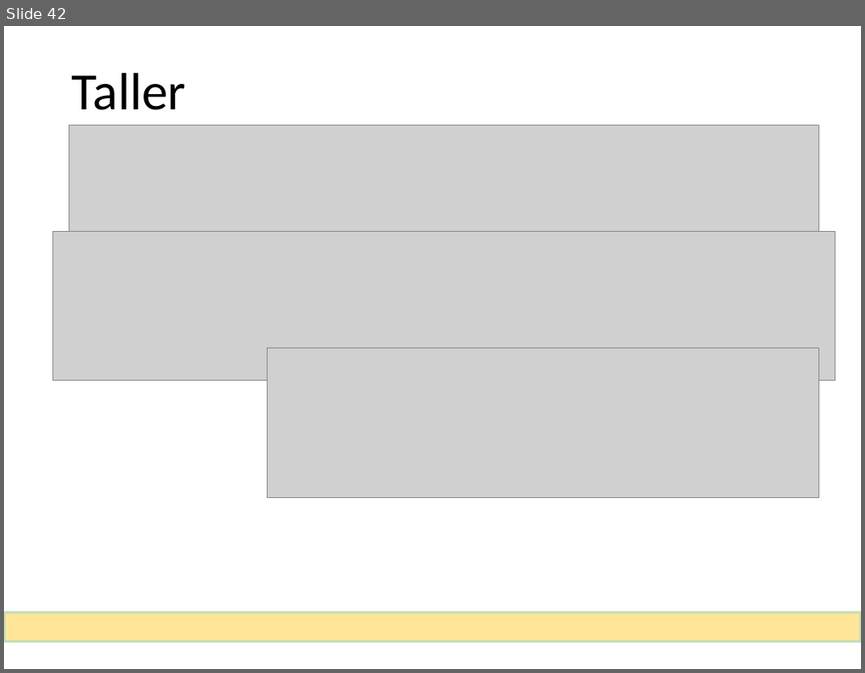
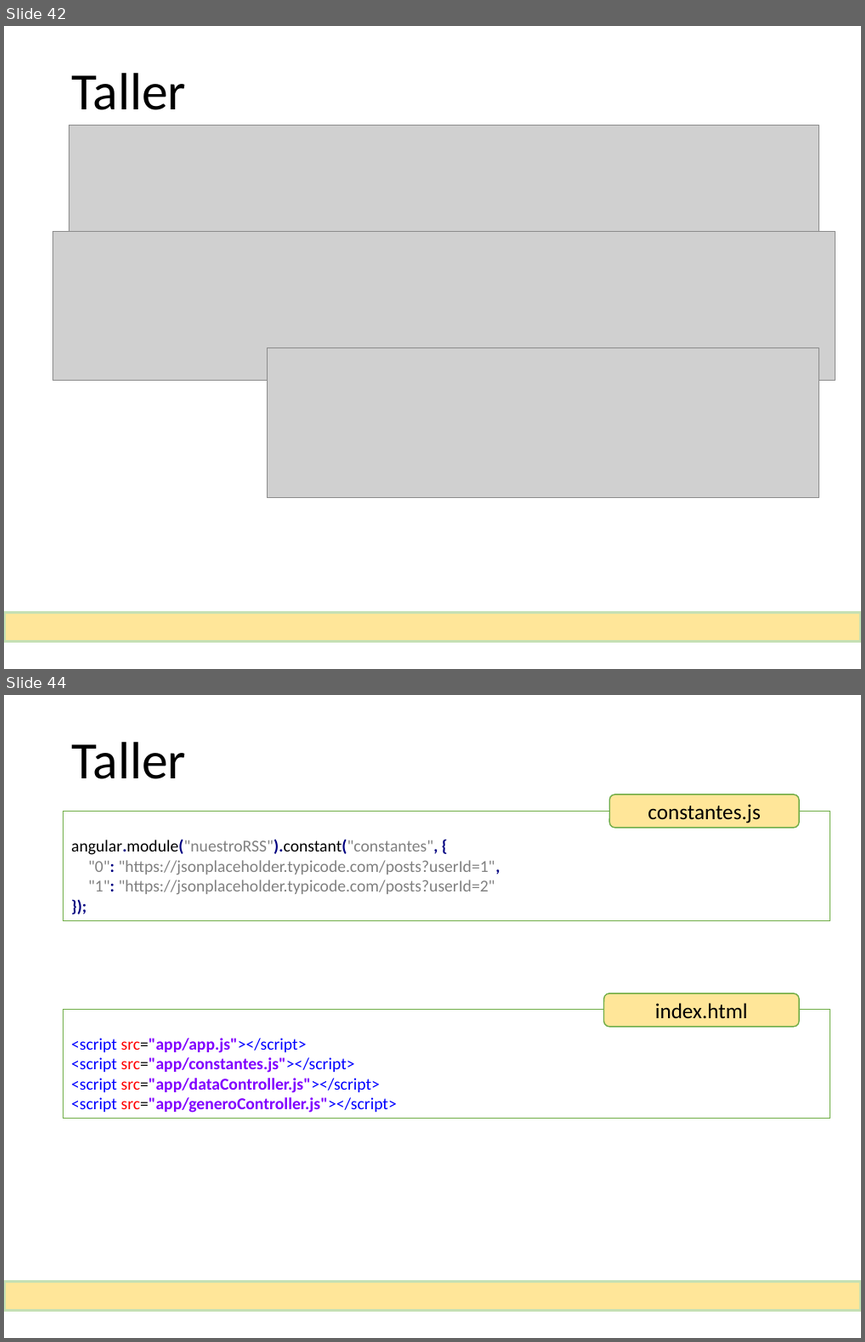
Before and after one commit to MarcosGinel/rss, a slide deck: documentacion/Taller de AngularJS.pptx. Shown one above the other, each under a label of ours: slide 42 before the commit, slides 42 and 44 after it; the slides between them are not shown. The pictures are 865x673 and 865x1342 pixels, drawn with LibreOffice and Linux fonts; fonts in the diff are those of the drawing; grey boxes stand for pictures. Boxes give left, top, right and bottom in pixels: in the first picture for what was removed or moved away, otherwise in the second. Text is boxed around its words. In the diff, an @@ line names an element or a change of style, - is before the commit and + after.

```diff
--- a/documentacion/Taller de AngularJS.pptx
+++ b/documentacion/Taller de AngularJS.pptx
@@ slide 44 added at [4,695,861,1338], background #FFFFFF @@
@@ title added at [71,742,186,779], 44 pt, text #000000 @@
+Taller
@@ rounded rectangle added at [610,794,799,828], fill #FFE699, outline #70AD47 1 pt, 18 pt, text #000000 @@
+constantes.js
@@ rectangle added at [64,811,830,920], fill #FFFFFF, outline #70AD47 0.75 pt, 14 pt, text #808080 @@
+angular.module("nuestroRSS").constant("constantes", {
+"0": "https://jsonplaceholder.typicode.com/posts?userId=1",
+"1": "https://jsonplaceholder.typicode.com/posts?userId=2"
+});
@@ rounded rectangle added at [604,993,799,1027], fill #FFE699, outline #70AD47 1 pt, 18 pt, text #000000 @@
+index.html
@@ rectangle added at [64,1009,830,1118], fill #FFFFFF, outline #70AD47 0.75 pt, 14 pt, text #8000FF @@
+<script src="app/app.js"></script>
+<script src="app/constantes.js"></script>
+<script src="app/dataController.js"></script>
+<script src="app/generoController.js"></script>
@@ rectangle added at [4,1281,860,1310], fill #FFE699, outline #C5E0B4 2.25 pt @@
```
Also in this commit, not shown: 3 slides changed, 5 other slides added, 4 other files.
